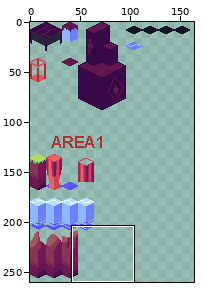
Two versions of one pixel-art file, Tileset/Isometic Tiles Testing.aseprite. The picture above shows the old version from afar; the outline marks the close-up.
Close-up. Before:
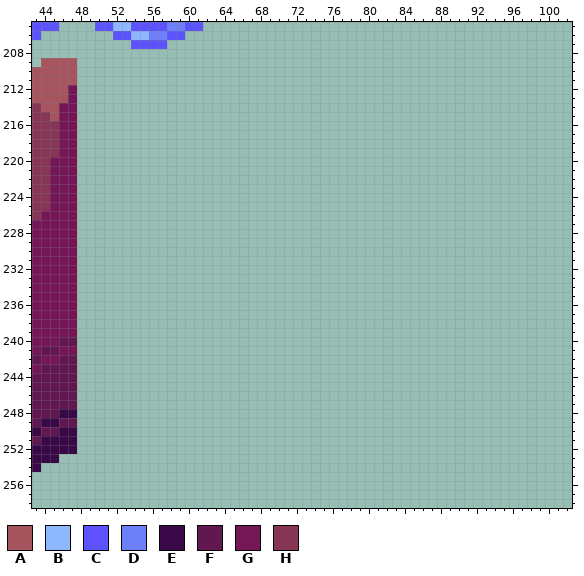
256x512 pixels, 1 frame. Colours within 5 levels of each other are drawn and written as one. Shown: x 43..102, y 205..258. The wide view leaves out empty margins. The commit also changed other parts of the picture, which this record leaves out.
Visible layers, top first: "Layer 1", "Layer 2".
Palette (. is transparent): A #a6555f  B #8db7ff  C #5c53ff  D #6d80fa  E #390947  F #611851  G #751756  H #873555
Pixels before (only the part around the change), first column x 43:
205 CCC....CCBBCCCCDDCC.........................................
206 C........CCBBDDCC...........................................
207 ...........CCCC.............................................
208 ............................................................
209 .AAAA.......................................................
210 AAAAA.......................................................
211 AAAAA.......................................................
212 AAAAG.......................................................
213 AAAAG.......................................................
214 HAAGG.......................................................
215 HHAGG.......................................................
216 HHHGG.......................................................
217 HHHGG.......................................................
218 HHHGG.......................................................
219 HHHGG.......................................................
220 HHGGG.......................................................
221 HHGGG.......................................................
222 HHGGG.......................................................
223 HHGGG.......................................................
224 HHGGG.......................................................
225 HHGGG.......................................................
226 HGGGG.......................................................
227 GGGGG.......................................................
228 GGGGG.......................................................
229 GGGGG.......................................................
230 GGGGG.......................................................
231 GGGGG.......................................................
232 GGGGG.......................................................
233 GGGGG.......................................................
234 GGGGG.......................................................
235 GGGGG.......................................................
236 GGGGG.......................................................
237 GGGGG.......................................................
238 GGGGG.......................................................
239 GGGGG.......................................................
240 GGGFF.......................................................
241 GFFGG.......................................................
242 FGGFF.......................................................
243 GFFFF.......................................................
244 FFFFF.......................................................
245 FFFFF.......................................................
246 FFFFF.......................................................
247 FFFFF.......................................................
248 FFFEE.......................................................
249 FEEFF.......................................................
250 EFFEE.......................................................
251 FEEEE.......................................................
252 EEEEE.......................................................
253 EEE.........................................................
254 E...........................................................
255 ............................................................
256 ............................................................
257 ............................................................
258 ............................................................
The result:
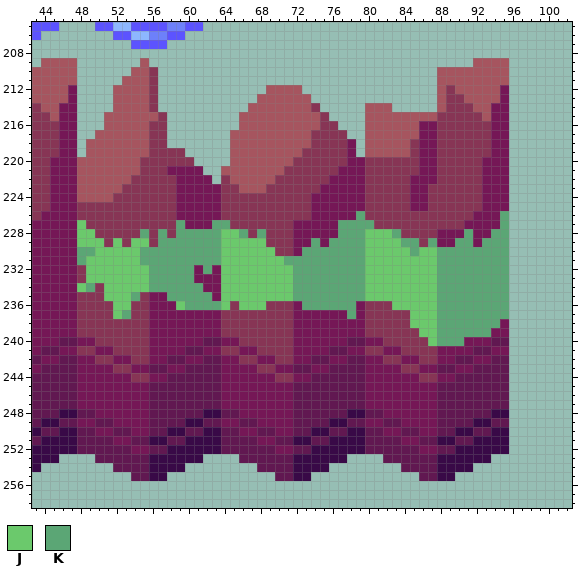
Colours new in this view: J #6bc96c  K #5ba675
Diff:
Changed rows in their new state; - is an unchanged pixel.
Layer "Layer 2":
first column x 48:
209 -------A------------------------------------AAAA
210 ------AAH-------------------------------AAAAAAAA
211 -----AAAH-------------------------------AAAAAAAA
212 ----AAAAH------------AAAA---------------AHAAAAAG
213 ----AAAAH-----------AAAAAA--------------AHHAAAAG
214 ----AAAAH----------AAAAAAAH-----AAA-----AHHHAAGG
215 ---AAAAAAH--------AAAAAAAAAH----AAAAAAAAHHHHHAGG
216 ---AAAAAHH--------AAAAAAAAAHH---AAAAAAGGHHHHHHGG
217 --AAAAAAHH-------AAAAAAAAAHHHH--AAAAAAGGHHHHHHGG
218 -AAAAAAAHH-------AAAAAAAAAHHHHG-AAAAAHGGHHHHHHGG
219 -AAAAAAAHHHH-----AAAAAAAAHHHHHG-AAAAAHGGHHHHHHGG
220 AAAAAAAHHHHHH----AAAAAAAHHHHHHGGHHHHHHGGHHHHHGGG
221 AAAAAAAHHHGGGG--AAAAAAAHHHHHHGGGHHHHHHGGHHHHHGGG
222 AAAAAAHHHHHGGGG-HAAAAAHHHHHHGGGGHHHHHGGGHHHHHGGG
223 AAAAAHHHHHHGGGGGHHAAAHHHHHHGGGGGHHHHHGGHHHHHHGGG
224 AAAAHHHHHHHGGGGGHHHHHHHHHHGGGGGGHHHHHGGHHHHHHGGG
225 HHHHHHHHHHHGGGGGHHHHHHHHHHGGGGGGHHHHHGGHHHHHHGGG
226 HHHHHHHHHHHGGGGGHHHHHHHHHHGGGGGKHHHHHHHHHHHHGGGK
227 JHHHHHHHHHHKGGGKKHHHHHHHGGGGGKKKKHHHHHHHHHHGGGGK
228 JJHHHHHKHKHKKKKKJJKHKHHHGGGGGKKKJJJKHHHHGGGKGGKK
229 JJJHJHJJHKKKKKKKJJJJJHHHGGKGKKKKJJJJKKHKGGKKGKKK
230 KKJJJJJKKKKKKKKKJJJJJJHHGKKKKKKKJJJJJKJJKKKKKKKK
231 KJJJJJJKKKKKKKKKJJJJJJJKKKKKKKKKJJJJJJJJKKKKKKKK
232 HJJJJJJJKKKKKGKGJJJJJJJJKKKKKKKKJJJJJJJJKKKKKKKK
233 HJJJJJJJKKKKKGGGJJJJJJJJKKKKKKKKJJJJJJJJKKKKKKKK
234 JKHJJJJJKKKKKKGGJJJJJJJJKKKKKKKKJJJJJJJJKKKKKKKK
235 HHHJJJKHGGKKKKKGJJJJJJJJKKKKKKKKJJJJJJJJKKKKKKKK
236 HHHHJJHHGGGJKKKKJHJJJHHHGKKKKKKGHHHJJJJJKKKKKKKK
237 HHHHJKHHGGGGGGGGHHHHHHHHGGGGGGKGHHHHHJJJKKKKKKKK
238 HHHHHHHHGGGGGGGGHHHHHHHHGGGGGGGGHHHHHJJJKKKKKKKG
239 HHHHHHHHGGGGGGGGHHHHHHHHGGGGGGGGHHHHHHJJKKKKKKGG
240 GGHHHHHHGGGGGGFFGGHHHHHHGGGGGGFFGGHHHHHJKKKGGGFF
241 HHGGHHHHGGGGFFGGHHGGHHHHGGGGFFGGHHGGHHHHGGGGFFGG
242 GGHHGGHHGGFFGGFFGGHHGGHHGGFFGGFFGGHHGGHHGGFFGGFF
243 GGGGHHGGFFGGFFFFGGGGHHGGFFGGFFFFGGGGHHGGFFGGFFFF
244 GGGGGGHHGGFFFFFFGGGGGGHHGGFFFFFFGGGGGGHHGGFFFFFF
245 GGGGGGGGFFFFFFFFGGGGGGGGFFFFFFFFGGGGGGGGFFFFFFFF
246 GGGGGGGGFFFFFFFFGGGGGGGGFFFFFFFFGGGGGGGGFFFFFFFF
247 GGGGGGGGFFFFFFFFGGGGGGGGFFFFFFFFGGGGGGGGFFFFFFFF
248 FFGGGGGGFFFFFFEEFFGGGGGGFFFFFFEEFFGGGGGGFFFFFFEE
249 GGFFGGGGFFFFEEFFGGFFGGGGFFFFEEFFGGFFGGGGFFFFEEFF
250 FFGGFFGGFFEEFFEEFFGGFFGGFFEEFFEEFFGGFFGGFFEEFFEE
251 FFFFGGFFEEFFEEEEFFFFGGFFEEFFEEEEFFFFGGFFEEFFEEEE
252 FFFFFFGGFFEEEEEEFFFFFFGGFFEEEEEEFFFFFFGGFFEEEEEE
253 --FFFFFFEEEEEE----FFFFFFEEEEEE----FFFFFFEEEEEE--
254 ----FFFFEEEE--------FFFFEEEE--------FFFFEEEE----
255 ------FFEE------------FFEE------------FFEE------
Changed places in both close-ups, as pixel boxes (x1, y1, x2, y2):
added: (77, 58, 509, 481)
